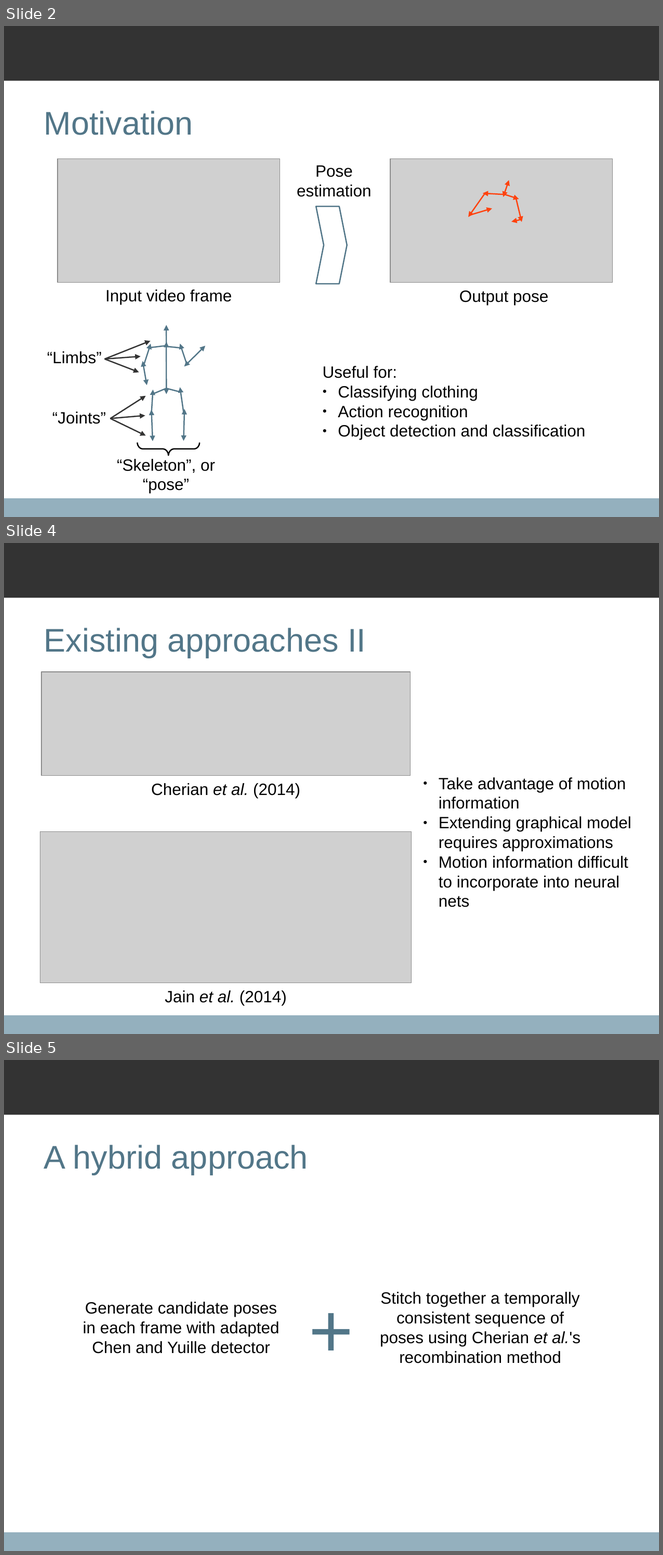
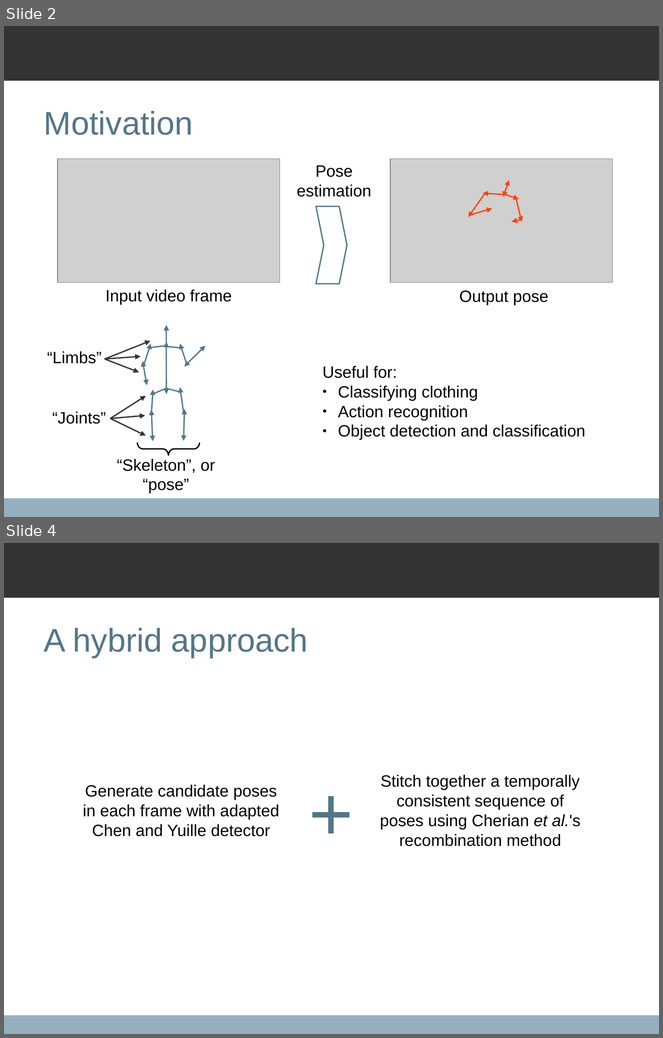
Before and after one commit to qxcv/comp2560, a slide deck: presentation/presentation.odp. Shown one above the other, each under a label of ours: slides 2, 4 and 5 before the commit, slides 2 and 4 after it; the slides between them are not shown. The pictures are 663x1555 and 663x1038 pixels, drawn with LibreOffice and Linux fonts; fonts in the diff are those of the drawing; grey boxes stand for pictures; background and template pictures are left out. Boxes give left, top, right and bottom in pixels: in the first picture for what was removed or moved away, otherwise in the second. Text is boxed around its words. In the diff, an @@ line names an element or a change of style, - is before the commit and + after.

Commit message:
Shorten existing approaches

```diff
--- a/presentation/presentation.odp
+++ b/presentation/presentation.odp
@@ slide 4 removed at bbox=[4, 543, 659, 1034], background #FFFFFF; not listed: 2 template elements that a slide beside it also shows @@
@@ title removed at bbox=[44, 628, 366, 657] @@
-Existing approaches II
@@ picture removed at bbox=[41, 672, 410, 775] @@
@@ text removed at bbox=[151, 783, 300, 798] @@
-Cherian et al. (2014)
@@ text removed at bbox=[439, 778, 632, 908] @@
-● Take advantage of motion information
-● Extending graphical model requires approximations
-● Motion information difficult to incorporate into neural nets
@@ picture removed at bbox=[40, 832, 412, 983] @@
@@ text removed at bbox=[165, 991, 287, 1006] @@
-Jain et al. (2014)
@@ what was slide 5 is now slide 4 @@
```
Also in this commit, not shown: 2 slides changed.
